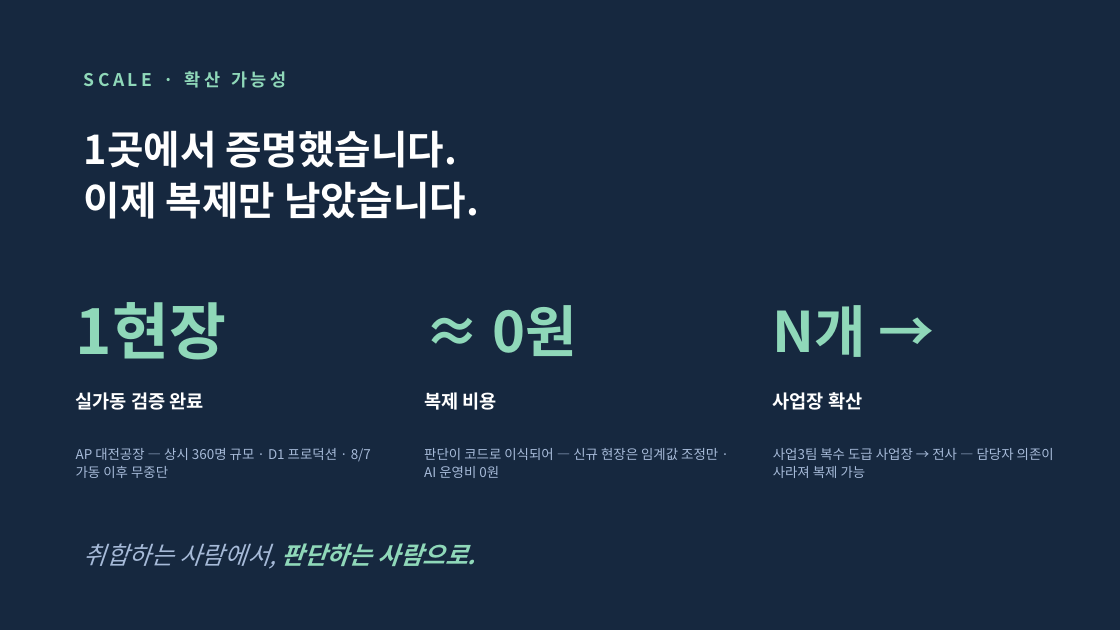
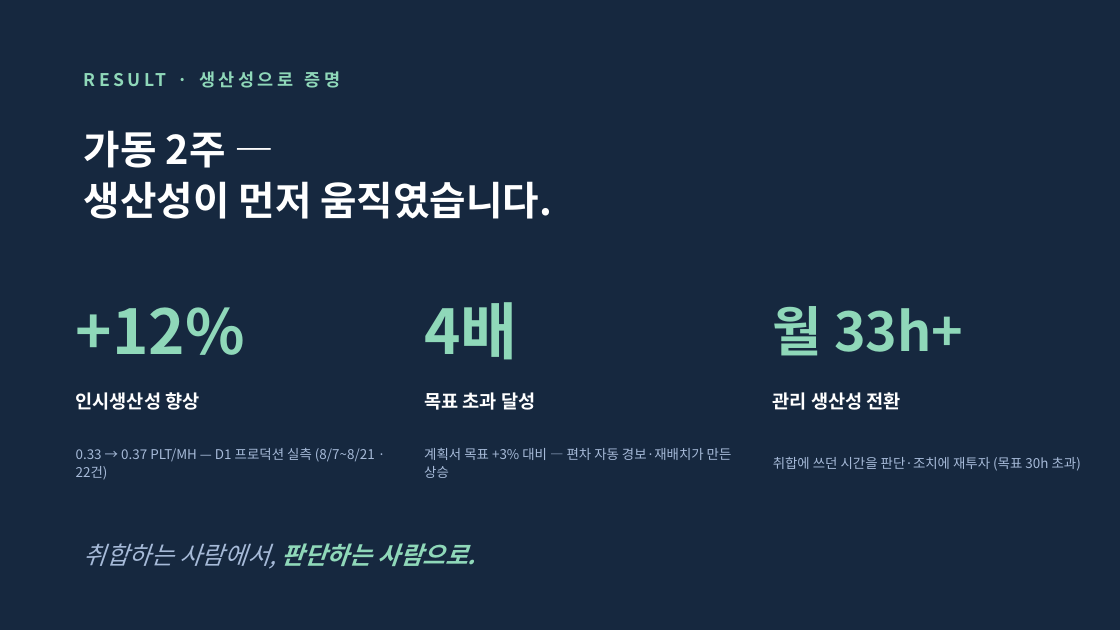
Before and after one commit to hodoo0831-coder/zenf-, a slide deck: slide 9 of ZEN_ZAIC_보고자료.pptx. Drawn at 1120x630 pixels with LibreOffice and Linux fonts; fonts in the diff are those of the drawing. Boxes give left, top, right and bottom in pixels: in the first picture for what was removed or moved away, otherwise in the second. Text is boxed around its words. In the diff, an @@ line names an element or a change of style, - is before the commit and + after.

```diff
--- a/ZEN_ZAIC_보고자료.pptx
+++ b/ZEN_ZAIC_보고자료.pptx
@@ text at (199, 71, 340, 88): text changed @@
-SCALE · 확산 가능성
+RESULT · 생산성으로 증명
@@ text at (84, 130, 553, 219): text changed @@
-1곳에서 증명했습니다.
-이제 복제만 남았습니다.
+가동 2주 —
+생산성이 먼저 움직였습니다.
@@ text at (76, 307, 245, 355): text changed @@
-1현장
++12%
@@ text at (424, 302, 517, 360): text changed; size 48 to 53 pt @@
-≈ 0원
+4배
@@ text at (773, 306, 963, 356): text changed; size 48 to 46 pt @@
-N개 →
+월 33h+
@@ text at (76, 392, 199, 410): text changed @@
-실가동 검증 완료
+인시생산성 향상
@@ text at (424, 392, 535, 410): text changed @@
-복제 비용
+목표 초과 달성
@@ text at (773, 392, 901, 410): text changed @@
-사업장 확산
+관리 생산성 전환
@@ text at (76, 448, 375, 480): text changed @@
-AP 대전공장 — 상시 360명 규모 · D1 프로덕션 · 8/7 가동 이후 무중단
+0.33 → 0.37 PLT/MH — D1 프로덕션 실측 (8/7~8/21 · 22건)
@@ text at (424, 448, 732, 478): text changed @@
-판단이 코드로 이식되어 — 신규 현장은 임계값 조정만 · AI 운영비 0원
+계획서 목표 +3% 대비 — 편차 자동 경보·재배치가 만든 상승
@@ text at (773, 457, 1081, 471): text changed @@
-사업3팀 복수 도급 사업장 → 전사 — 담당자 의존이 사라져 복제 가능
+취합에 쓰던 시간을 판단·조치에 재투자 (목표 30h 초과)
```
